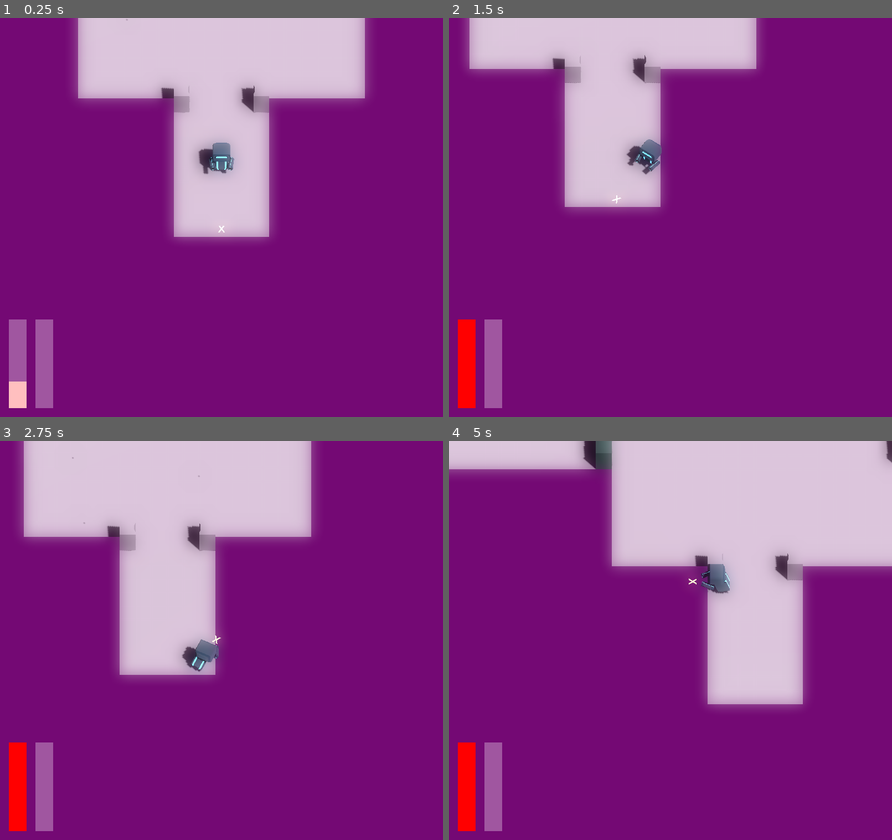
Above: before the commit, frames 1-4 (two rows, left to right).
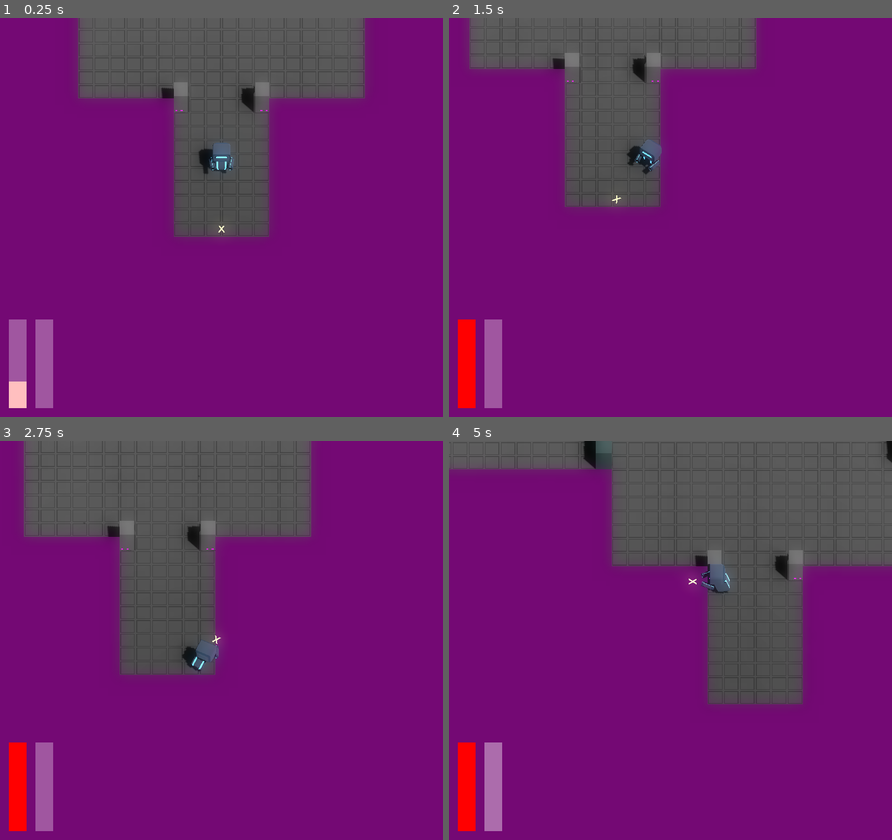
Above: after the commit, the same moments.

Repository: JackEvans24/bullet-absorb
Game: Godot game, scene res://scenes/main.tscn
Same seed, same stepped clock (60 frames per second), same inputs: the game is played once before the commit and once after it.
Inputs (mouse positions are in pixels of both pictures, inside the frame that each line leads up to):
- Up to frame 1 (0.25 s): no input
- Up to frame 2 (1.5 s): move the mouse to (767, 197) at 0.52 s; press the mouse at (767, 197) at 0.53 s; hold D (move_right) 0.53-1.28 s; move the mouse to (581, 237) at 1.27 s; release the mouse at (581, 237) at 1.28 s; hold S (move_back) from 1.28 s (still down); tap Ctrl (absorb) at 1.35 s
- Up to frame 3 (2.75 s): click (132, 660) at 1.55 s; move the mouse to (265, 552) at 2.02 s; release S (move_back) at 2.03 s; press the mouse at (265, 552) at 2.03 s; hold D (move_right) from 2.03 s (still down); tap Space (dash) at 2.1 s
- Up to frame 4 (5 s): move the mouse to (648, 720) at 2.77 s; release D (move_right) at 2.78 s; release the mouse at (648, 720) at 2.78 s; hold W (move_forward) 2.78-3.53 s; click (648, 720) at 2.85 s; move the mouse to (803, 700) at 3.52 s; press the mouse at (803, 700) at 3.53 s; hold A (move_left) from 3.53 s (still down); move the mouse to (537, 580) at 4.27 s; release the mouse at (537, 580) at 4.28 s; tap Ctrl (absorb) at 4.35 s; click (537, 580) at 4.55 s

The runs differ from the first frame. In frame 1, 21% of the frame differs, in the area x 17-83%, y 0-56%; in frame 2, 16%; in frame 3, 24%; in frame 4, 31%, in the area x 0-100%, y 0-67%.

Commit message:
feat: trigger power bar empty animation when fire fails

Diff:
--- a/scripts/main.gd
+++ b/scripts/main.gd
@@ -39,10 +39,12 @@
 		if current_room:
 			player.global_position = current_room.global_position
 
-	player.damage_taken.connect(_on_damage_taken)
 	player.bullet_fired.connect(_on_bullet_fired)
 	player.absorb_state_changed.connect(_on_absorb_state_changed)
+	player.damage_taken.connect(_on_damage_taken)
+
 	player.power_count_changed.connect(hud._on_power_count_changed)
+	player.power_check_failed.connect(hud._on_power_check_failed)
 	player.died.connect(hud._on_player_died)
 
 func _input(event: InputEvent):
--- a/scripts/mechanics/player/aim/player_aim.gd
+++ b/scripts/mechanics/player/aim/player_aim.gd
@@ -2,6 +2,7 @@
 extends Node
 
 signal bullet_fired
+signal fire_failed
 
 const SHOOT_LEFT = "shoot_left"
 const SHOOT_RIGHT = "shoot_right"
@@ -76,6 +77,7 @@
 
 	if not has_ammo:
 		arm_cannon.trigger_fire_fail()
+		fire_failed.emit()
 	else:
 		var bullet = bullet_scene.instantiate()
 		tree.root.add_child(bullet)
--- a/scripts/mechanics/player/player.gd
+++ b/scripts/mechanics/player/player.gd
@@ -4,6 +4,7 @@
 signal bullet_fired
 signal absorb_state_changed(absorb_state: AbsorbState)
 signal power_count_changed(count: float)
+signal power_check_failed
 signal damage_taken
 signal died
 
@@ -40,6 +41,7 @@
 	health.invincibility_changed.connect(body._on_invincibility_changed)
 
 	aim.bullet_fired.connect(_on_bullet_fired)
+	aim.fire_failed.connect(_on_fire_failed)
 
 	dash.dash_triggered.connect(_on_dash_triggered)
 
@@ -117,6 +119,9 @@
 	update_power_count()
 	bullet_fired.emit()
 
+func _on_fire_failed():
+	power_check_failed.emit()
+
 func update_power_count():
 	power_count_changed.emit(power_count)
 	aim.has_ammo = power_count >= stats.fire_power_consumption
--- a/scripts/ui/hud.gd
+++ b/scripts/ui/hud.gd
@@ -23,6 +23,9 @@
 func _on_power_count_changed(count: float):
 	power_bar.update_value(count)
 
+func _on_power_check_failed():
+	power_bar.trigger_empty_animation()
+
 func _on_player_died():
 	await get_tree().create_timer(death_overlay_timer).timeout
 	death_overlay.visible = true
